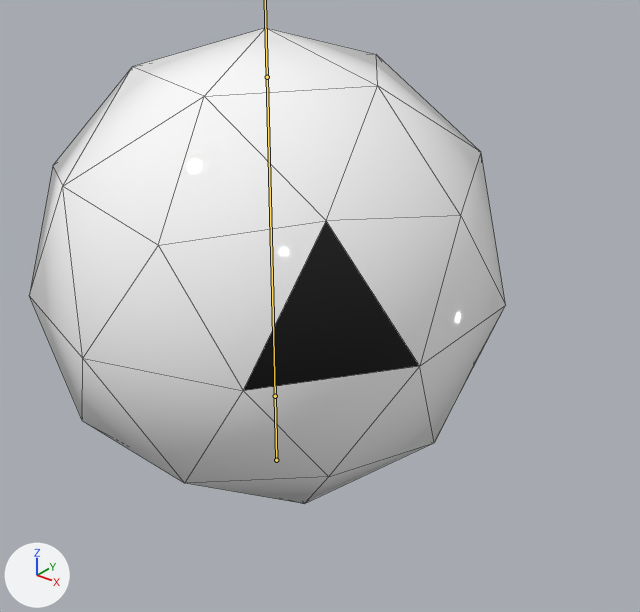
The FBX model c3dtowerdefence/assets/Model/Enemys/Enemy_0.fbx: old version first, new version second.
One viewpoint serves both versions: a 50 mm lens placed at (2.35, -2.61, 2.51), pointed at (0.27, -0.01, 0.91). The axes (+X, +Y, +Z) are drawn at lower left. The lights are the same throughout. The bones that bend it are drawn over the model as lines. Mesh edges are drawn as thin lines.

The first picture shows '平面.001'.
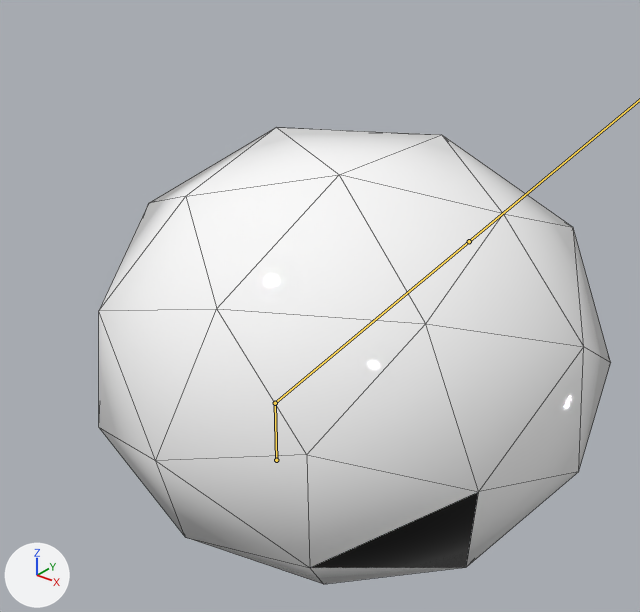
The newer file adds an action. The first version stands in its rest pose; the second is drawn at frame 10 of the action '骨架|AttackAnim'.

Where the change shows, as pixel boxes [x1, y1, x2, y2] in the pictures (640 x 612 px):
'平面.001', posed (7% wider): before [29, 28, 506, 504]; after [99, 127, 611, 584]
bone 'Root', root to tip: before (276, 460) to (275, 396); after (276, 460) to (275, 403)
bone 'Body', root to tip: before (275, 396) to (267, 77); after (275, 403) to (469, 241)

The change in detail:
Bone 'Root' (bone_root) is rescaled from (1.0, 1.0, 1.0) to (1.05, 0.9, 1.05).
Bone 'Body' (bone_body) turns from (0, 0, 0) to (0, 0, -38) degrees about its own x, y and z.
